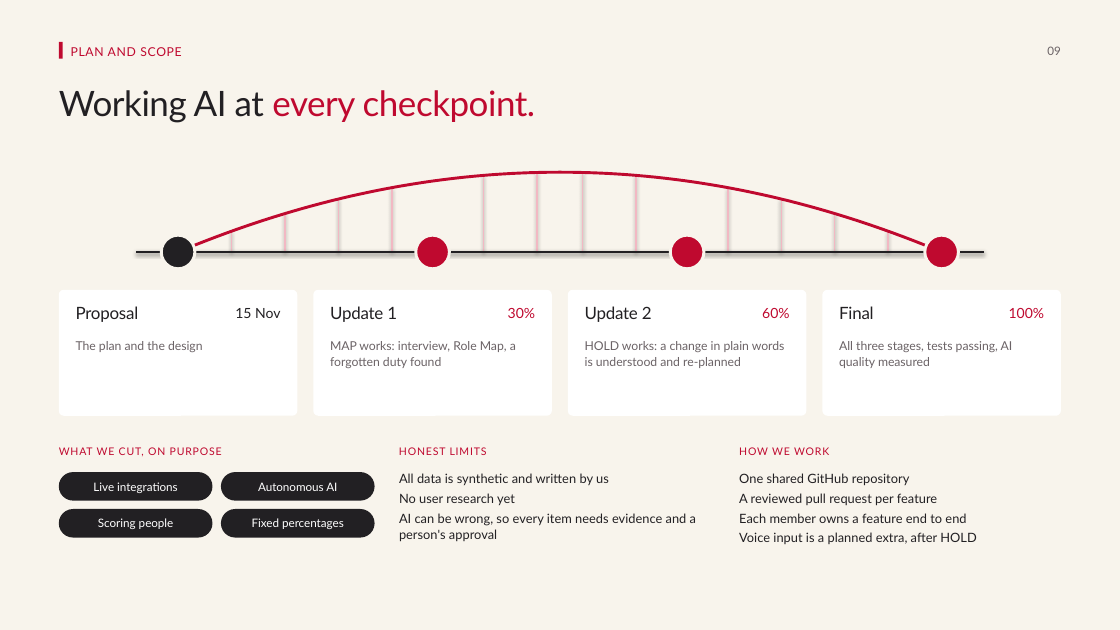
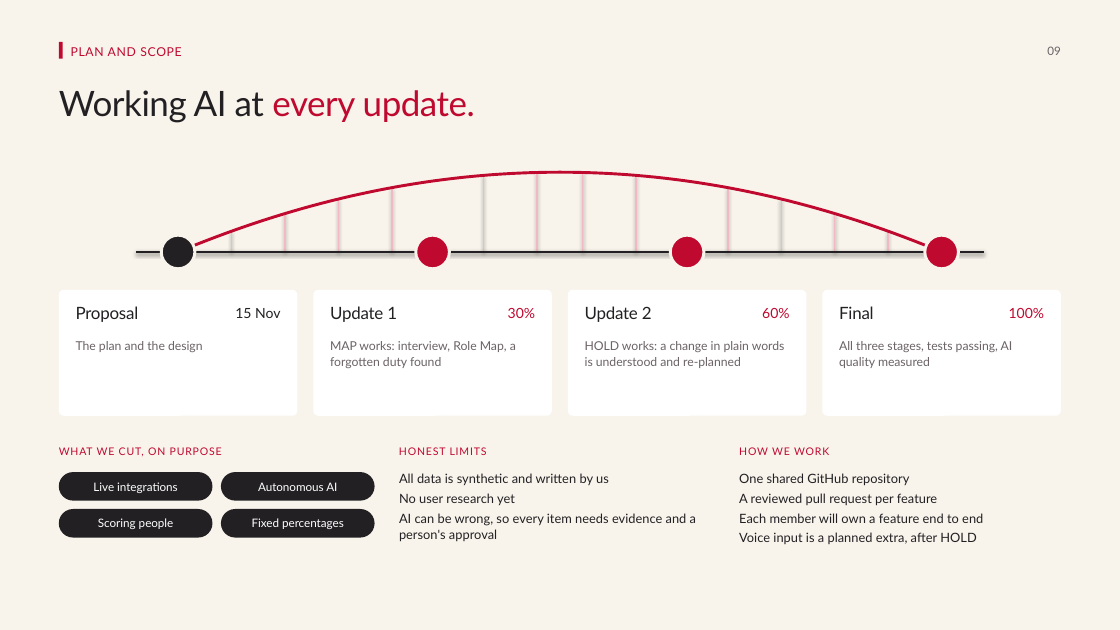
Before and after one commit to tonni19/shetu, a slide deck: slide 9 of docs/planning/05-Shetu-Proposal-Deck.pptx. Drawn at 1120x630 pixels with LibreOffice and Linux fonts; fonts in the diff are those of the drawing. Boxes give left, top, right and bottom in pixels: in the first picture for what was removed or moved away, otherwise in the second. Text is boxed around its words. In the diff, an @@ line names an element or a change of style, - is before the commit and + after.

```diff
--- a/docs/planning/05-Shetu-Proposal-Deck.pptx
+++ b/docs/planning/05-Shetu-Proposal-Deck.pptx
@@ text at [59,90,475,123]: text changed @@
-Working AI at every checkpoint.
+Working AI at every update.
@@ text at [739,513,983,523]: text changed @@
-Each member owns a feature end to end
+Each member will own a feature end to end
```
Also in this commit, not shown: 4 other slides changed, 9 other files.
